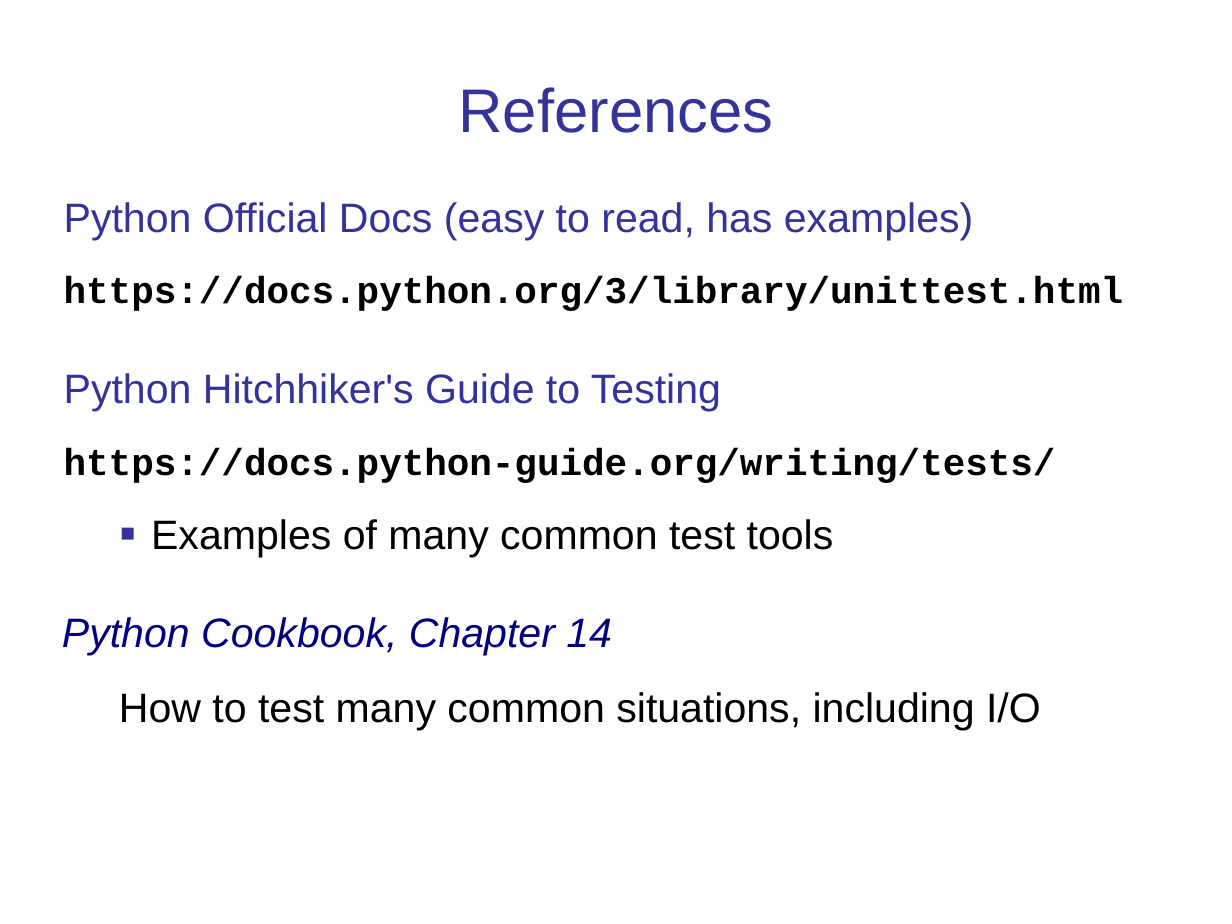
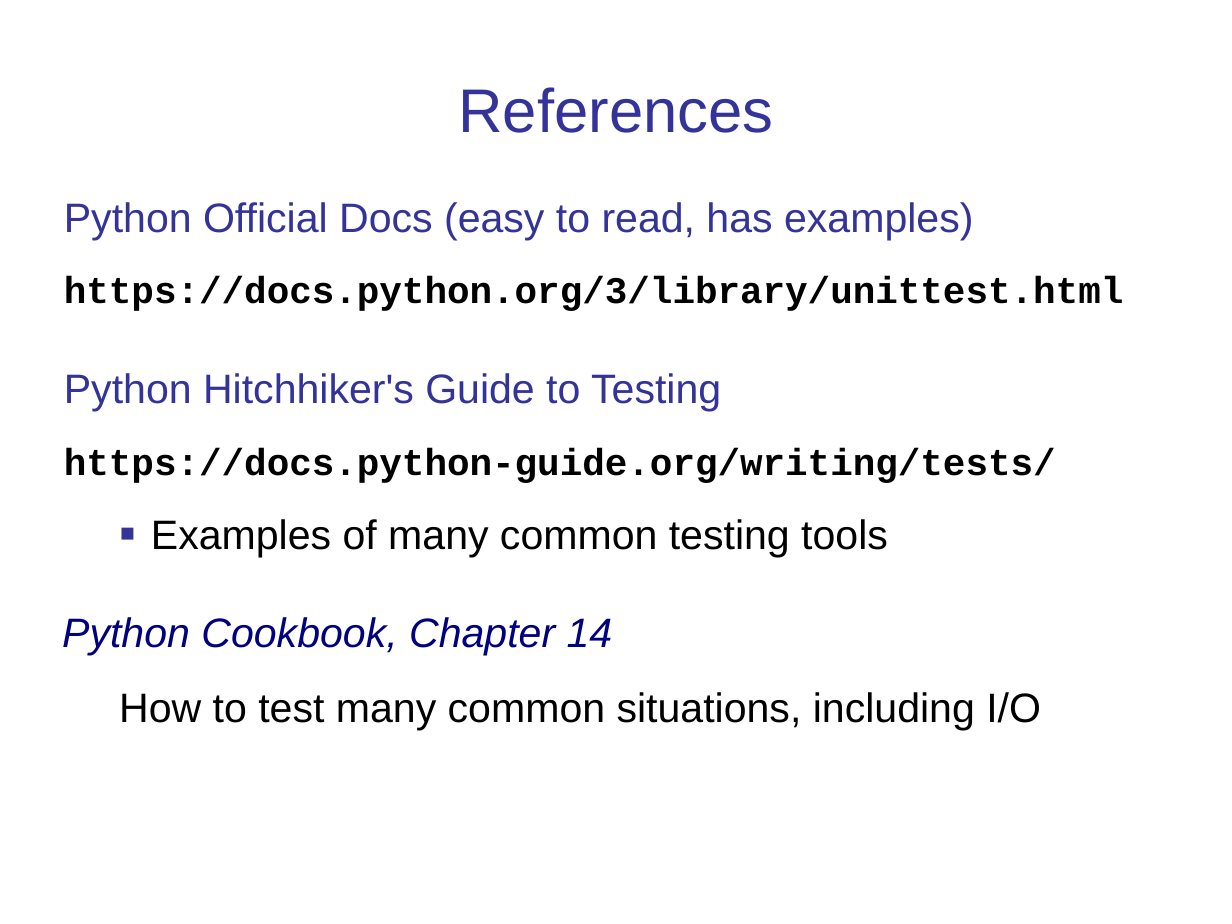
Before and after one commit to cpske/ISP, a slide deck: slide 16 of testing/PythonUnitTesting.ppt. Drawn at 1232x924 pixels with LibreOffice and Linux fonts; fonts in the diff are those of the drawing. Boxes give left, top, right and bottom in pixels: in the first picture for what was removed or moved away, otherwise in the second. Text is boxed around its words. In the diff, an @@ line names an element or a change of style, - is before the commit and + after.

Commit message:
update slides on unit testing

```diff
--- a/testing/PythonUnitTesting.ppt
+++ b/testing/PythonUnitTesting.ppt
@@ text at [151,519,888,557]: text changed @@
-  ■ Examples of many common test tools
+  ■ Examples of many common testing tools
```
Also in this commit, not shown: 7 other slides changed, 11 other files.
